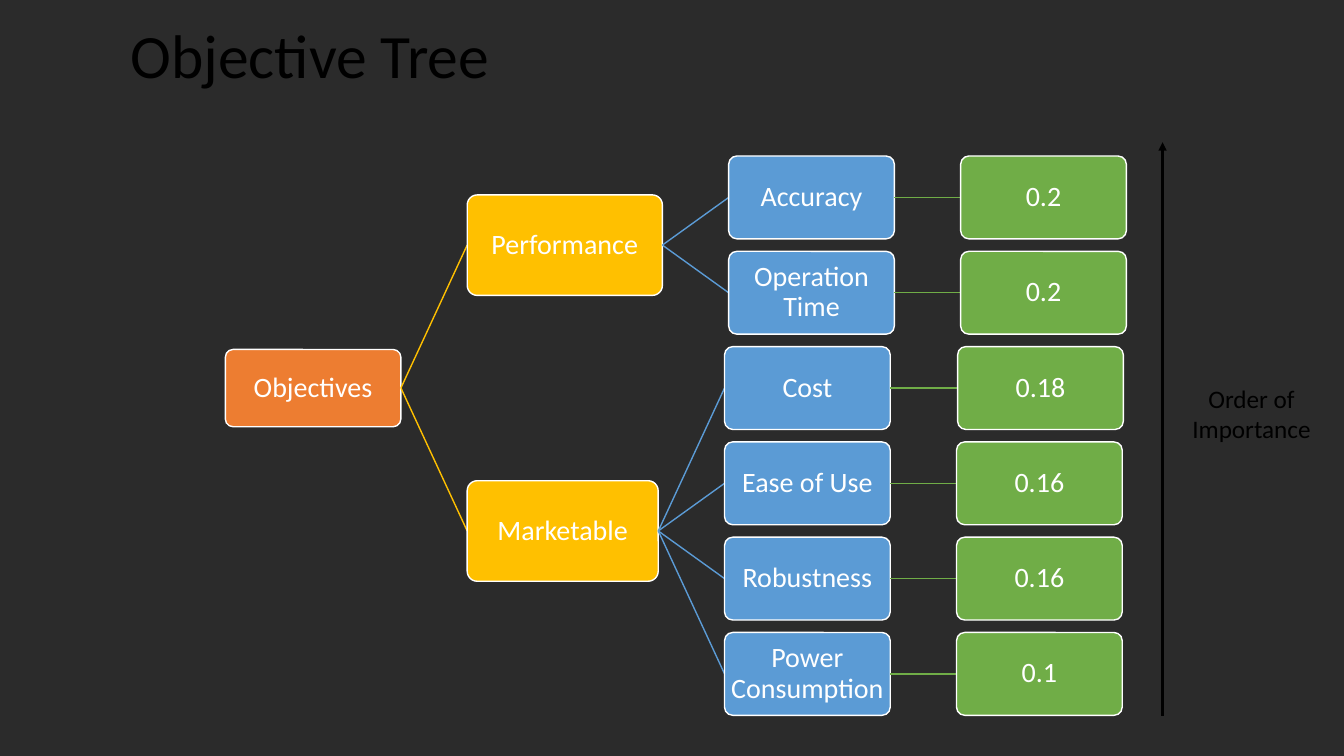
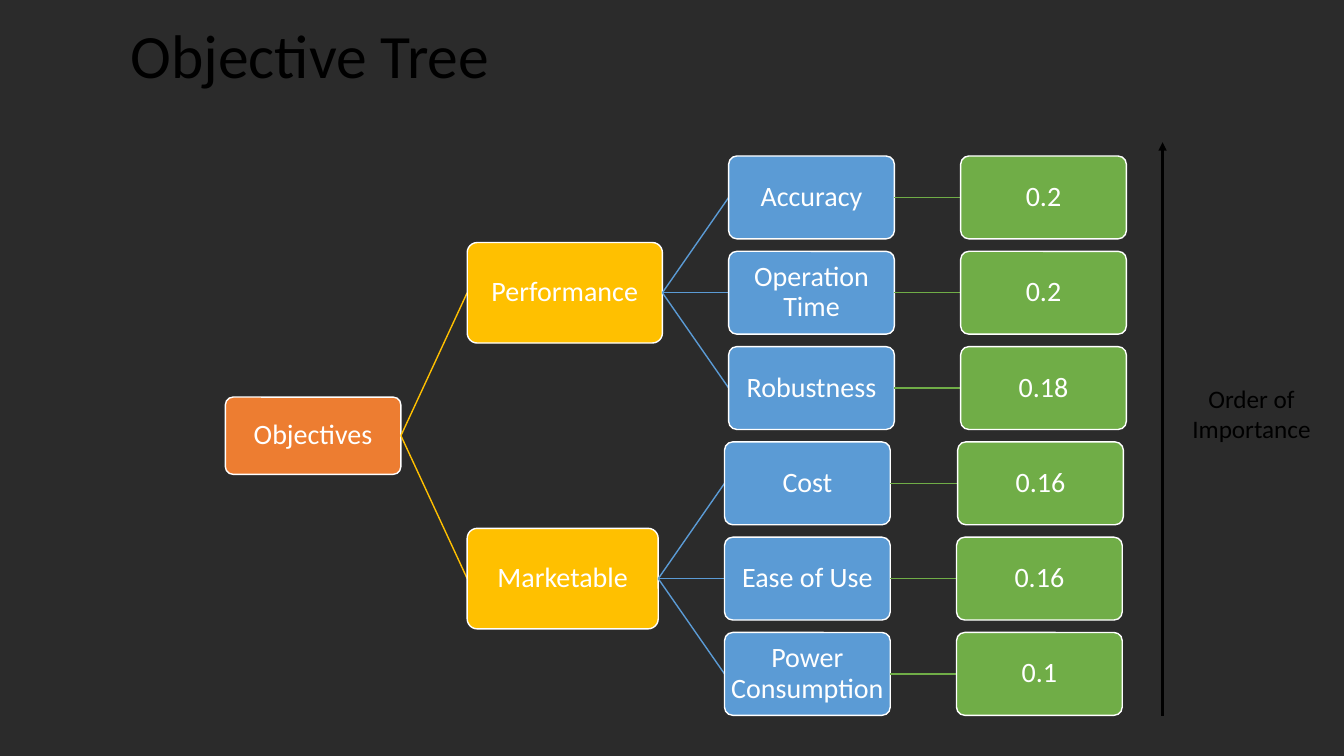
Before and after one commit to aliaydin96/EngineeringDesign, a slide deck: slide 6 of Completed/Presentation/EE493_Final_Presantation.pptx. Drawn at 1344x756 pixels with LibreOffice and Linux fonts; fonts in the diff are those of the drawing; background and template pictures are left out; a plain dark background stands for a picture behind light text. Boxes give left, top, right and bottom in pixels: in the first picture for what was removed or moved away, otherwise in the second. Text is boxed around its words. In the diff, an @@ line names an element or a change of style, - is before the commit and + after.

```diff
--- a/Completed/Presentation/EE493_Final_Presantation.pptx
+++ b/Completed/Presentation/EE493_Final_Presantation.pptx
@@ freeform shape at bbox=[661, 197, 730, 294]: rotation 35 to 304 degrees; outline redrawn @@
@@ 2 freeform shapes, 1 text, 1 rounded rectangle: place and size @@
-2 freeform shapes, 1 text, 1 rounded rectangle at bbox=[399, 195, 662, 531]
+2 freeform shapes, 1 text, 1 rounded rectangle at bbox=[399, 243, 662, 580]
@@ freeform shape at bbox=[661, 292, 730, 389]: rotation 294 to 55 degrees; outline redrawn @@
@@ freeform shape at bbox=[662, 291, 729, 294]: rotation 324 to 0 degrees; outline redrawn @@
@@ rounded rectangle: place and size @@
-rounded rectangle at bbox=[725, 347, 890, 430]
+rounded rectangle at bbox=[729, 347, 894, 430]
@@ text "Robustness": place and size @@
-text "Robustness" at bbox=[743, 567, 873, 587]
+text "Robustness" at bbox=[747, 377, 877, 397]
@@ freeform shape: place and size @@
-freeform shape at bbox=[890, 387, 958, 390]
+freeform shape at bbox=[894, 387, 961, 390]
@@ text "Cost": place and size @@
-text "Cost" at bbox=[783, 379, 833, 397]
+text "Cost" at bbox=[783, 474, 833, 492]
@@ freeform shape at bbox=[657, 482, 725, 579]: rotation 324 to 304 degrees; outline redrawn @@
@@ freeform shape at bbox=[890, 482, 958, 485]: outline redrawn @@
@@ 2 texts, 2 rounded rectangles: place and size @@
-2 texts, 2 rounded rectangles at bbox=[226, 350, 658, 582]
+2 texts, 2 rounded rectangles at bbox=[226, 397, 658, 629]
@@ text "Ease of Use": place and size @@
-text "Ease of Use" at bbox=[742, 473, 873, 492]
+text "Ease of Use" at bbox=[742, 568, 873, 587]
@@ freeform shape at bbox=[657, 578, 725, 675]: rotation 65 to 55 degrees; outline redrawn @@
@@ freeform shape at bbox=[658, 578, 725, 581]: rotation 35 to 0 degrees; outline redrawn @@
```
Also in this commit, not shown: 1 other slide changed.
